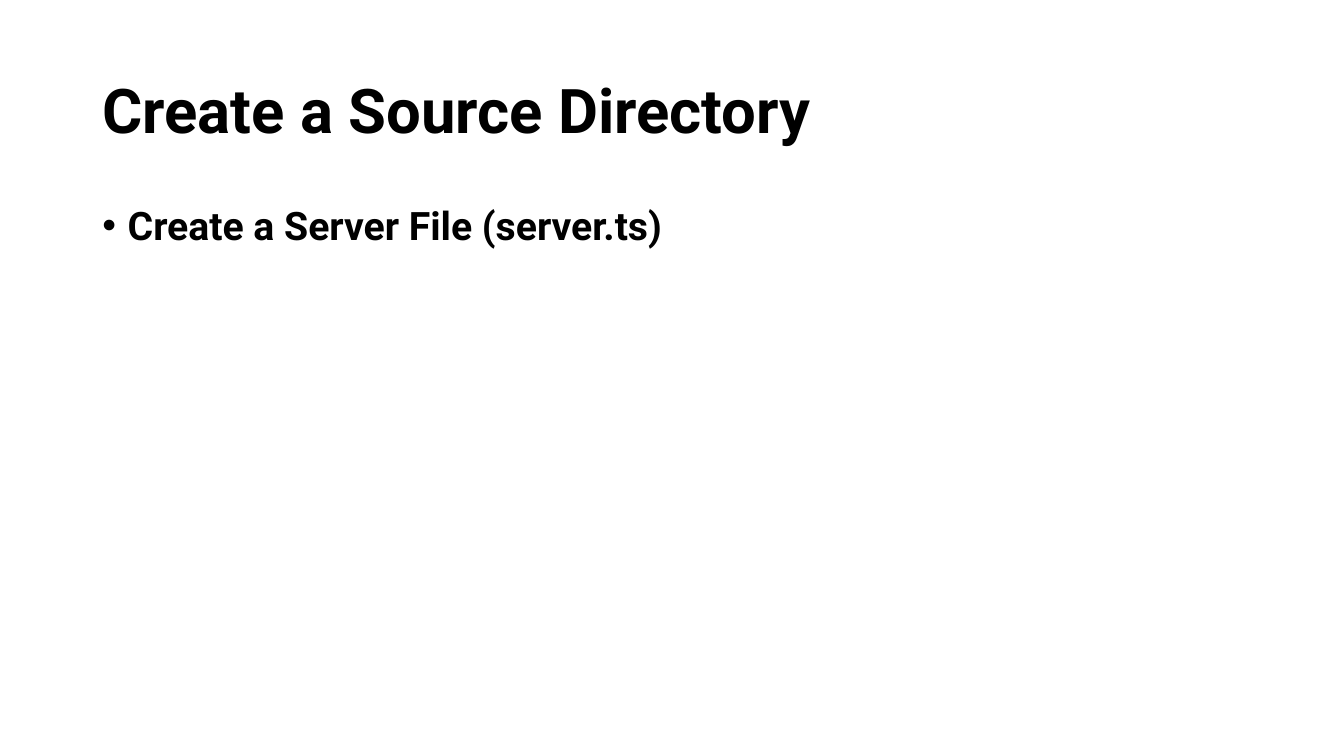
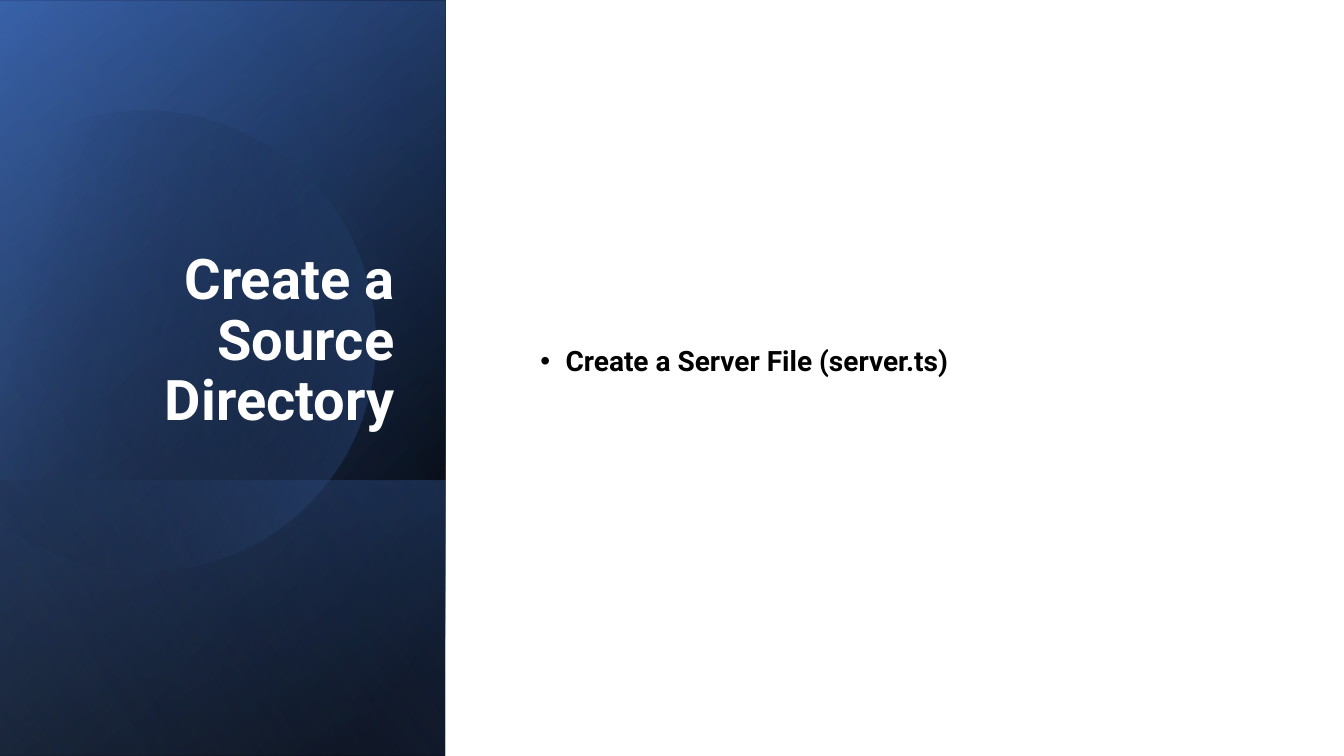
Before and after one commit to 1shaked/full-stack, a slide deck: slide 11 of 26ass/Node intro.pptx. Drawn at 1344x756 pixels with LibreOffice and Linux fonts; fonts in the diff are those of the drawing. Boxes give left, top, right and bottom in pixels: in the first picture for what was removed or moved away, otherwise in the second. Text is boxed around its words. In the diff, an @@ line names an element or a change of style, - is before the commit and + after.

```diff
--- a/26ass/Node intro.pptx
+++ b/26ass/Node intro.pptx
@@ rectangle added at [0,0,1344,756], fill #FFFFFF @@
@@ rectangle added at [0,0,446,756], fill gradient #000000 to #2F5597 @@
@@ rectangle added at [0,1,446,756], fill gradient #000000 to #4472C4 @@
@@ rectangle added at [0,0,446,755], fill gradient #000000 to #8FAADC @@
@@ freeform shape added at [0,56,431,618], fill gradient #000000 to #4472C4 @@
@@ title "Create a Source Directory": place and size @@
-title "Create a Source Directory" at [102,87,810,146]
+title "Create a Source Directory" at [165,258,395,432]
@@ title "Create a Source Directory" at [165,258,395,432]: size 44 to 40 pt, text colour #000000 to #FFFFFF; alignment left to right; vertical alignment middle to bottom @@
@@ text "Create a Server File (server.ts)": place and size @@
-text "Create a Server File (server.ts)" at [128,209,662,249]
+text "Create a Server File (server.ts)" at [566,349,948,377]
@@ text "Create a Server File (server.ts)" at [566,349,948,377]: size 28 to 20 pt; vertical alignment top to middle @@
@@ rectangle added at [0,480,446,756], fill gradient #4472C4 to #000000 @@
```
Also in this commit, not shown: 11 other slides changed, 19 slides added, 31 other files.
